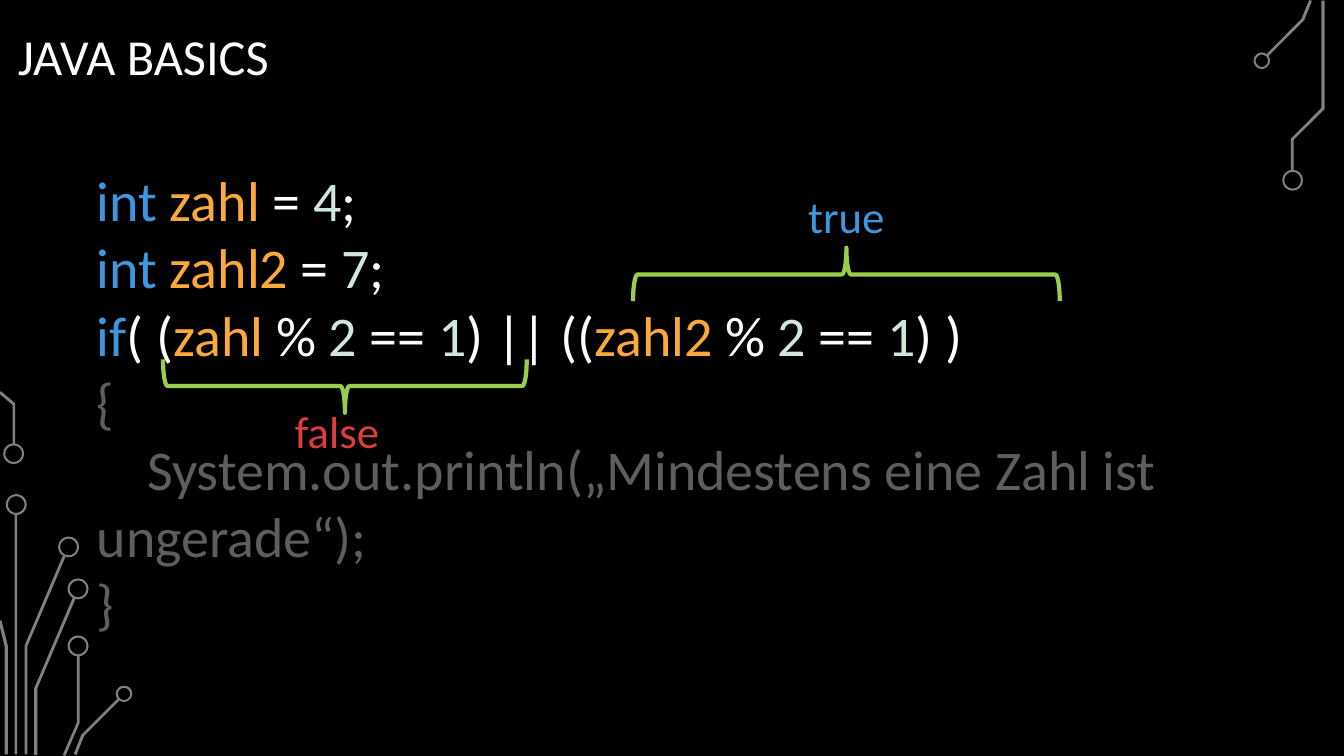
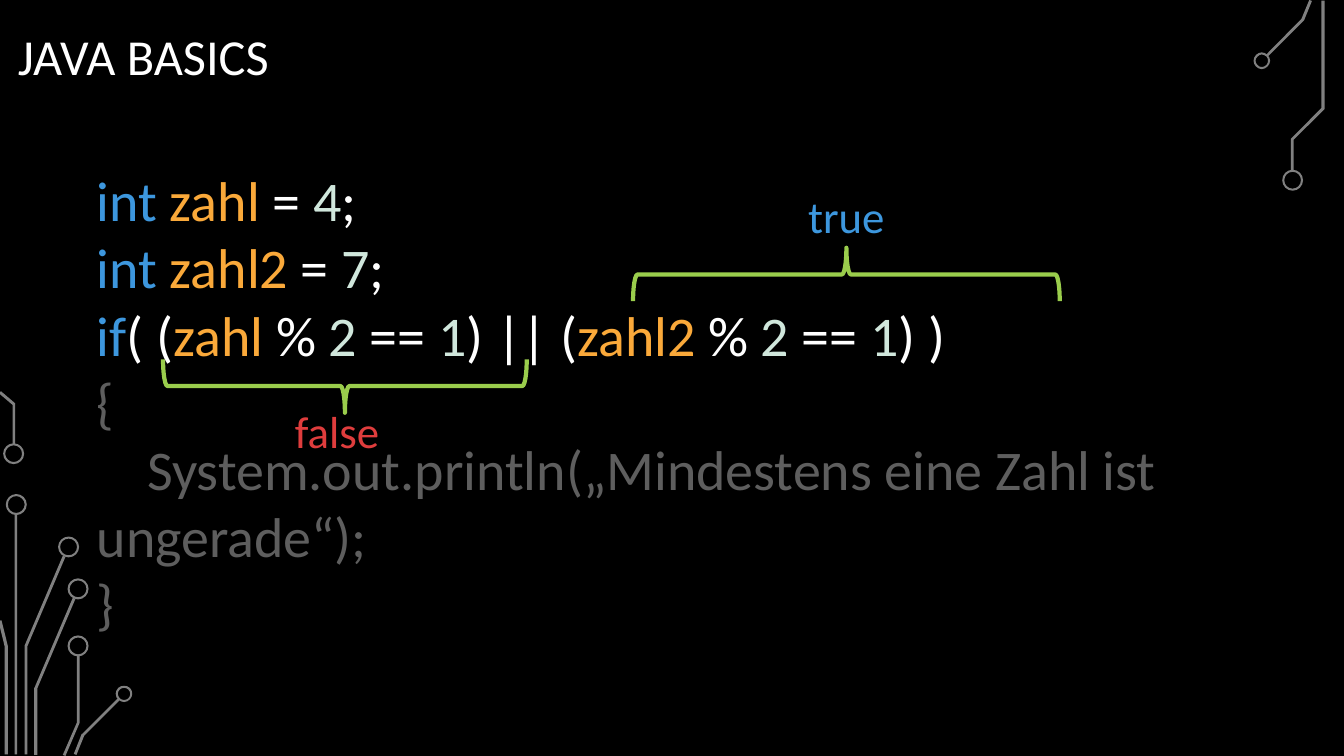
Before and after one commit to BelmontR/Java-Tutorial-Course, a slide deck: slide 53 of Java Grundkurs 2025.pptx. Drawn at 1344x756 pixels with LibreOffice and Linux fonts; fonts in the diff are those of the drawing; background and template pictures are left out. Boxes give left, top, right and bottom in pixels: in the first picture for what was removed or moved away, otherwise in the second. Text is boxed around its words. In the diff, an @@ line names an element or a change of style, - is before the commit and + after.

```diff
--- a/Java Grundkurs 2025.pptx
+++ b/Java Grundkurs 2025.pptx
@@ text at box(97, 315, 915, 369): text changed @@
-if( (zahl % 2 == 1) || ((zahl2 % 2 == 1) )
+if( (zahl % 2 == 1) || (zahl2 % 2 == 1) )
```
Also in this commit, not shown: 15 other slides changed, 12 other files.
